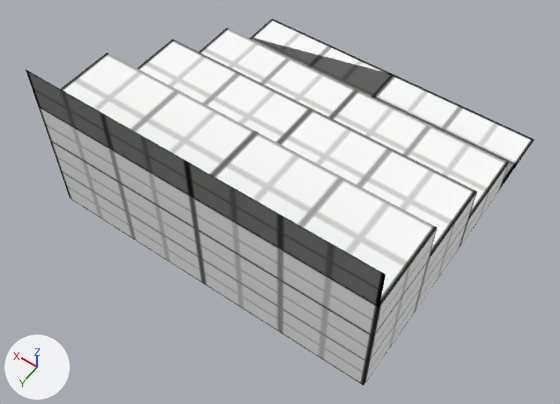
Two versions of the FBX model Assets/Resources/Blocks/stair.fbx, one commit apart.
The view is the same before and after, from a 50 mm camera at (-0.808, 1.283, 1.521) aimed at (-0.045, 0.215, -0.157). Every picture has the same lights, and +X, +Y and +Z are marked at lower left. Where no turn or scale is listed for an object, it has been applied to the vertices. Vertices at the same position are counted once.

Names of what the first picture shows: 'Xminus', 'Yminus', 'Yplus', 'Zminus', 'Zplus'.
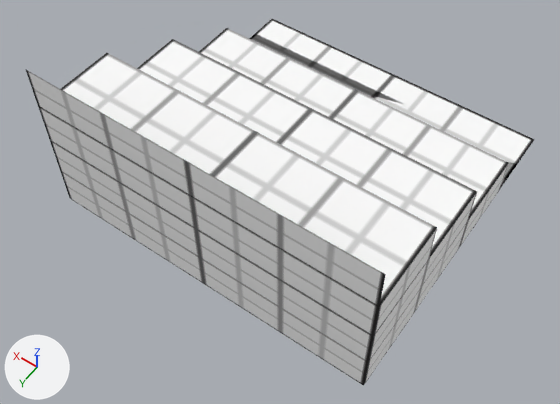
Boxes (x1, y1, x2, y2) around the edits, measured in the pictures (560 x 404 px):
'Yminus', reshaped
    before: (249, 19, 535, 190)
    after: (249, 19, 533, 139)
part 1 of me_zminus_ncl1_1, cut back
    both: (39, 107, 379, 309)

The change, as a list of edits to the scene's bpy script:
```text
Change me_zminus_ncl1_1:
    used by ob_zminus; location = (0.0, 0.0, 0.0)
    verts and faces of me_zminus_ncl1_1; kept vertices keep their numbers, new ones are numbered from 10
    before: 0 (0.5, 0.5, -0.125) at pixel (60, 170), 1 (0.5, 0.5, -0.25) at pixel (69, 198), 2 (-0.5, 0.5, -0.125) at pixel (368, 362), 3 (-0.5, 0.5, -0.25) at pixel (363, 385), 4 (0.5, 0.5, 0.125) at pixel (38, 106)
    before: 5 (-0.5, 0.5, 0.125) at pixel (379, 307), 6 (0.5, 0.5, 0.25) at pixel (25, 69), 7 (-0.5, 0.5, 0.25) at pixel (385, 274), 8 (0.5, 0.5, 0.0) at pixel (49, 140), 9 (-0.5, 0.5, 0.0) at pixel (373, 336)
    remove me_zminus_ncl1_1.from_pydata(...)  # 10 vertices, 4 faces; spans x -0.5..0.5, y 0.5, z -0.25..0.25
    add me_zminus_ncl1_1.from_pydata(...)  # 4 vertices, 1 face; spans x -0.5..0.5, y 0.5, z -0.25..0.25
    me_zminus_ncl1_1 part 1
    add delete_vertices([0, 2, 4, 5, 8, 9])  # with the faces that use them
    add faces += [(1, 3, 7, 6)]
Change me_yminus_ncl1_1:
    used by ob_yminus; location = (0.0, 0.0, 0.0)
    verts and faces of me_yminus_ncl1_1; kept vertices keep their numbers, new ones are numbered from 10
    before: 0 (-0.5, -0.5, -0.25) at pixel (534, 139), 1 (0.5, -0.5, -0.25) at pixel (272, 18), 2 (0.5, 0.5, -0.25) at pixel (69, 198), 3 (-0.5, 0.5, -0.25) at pixel (363, 385), 4 (-0.5, 0.0, -0.25) at pixel (459, 248)
    before: 5 (0.5, 0.0, -0.25), 6 (-0.5, -0.25, -0.25) at pixel (498, 190), 7 (0.5, -0.25, -0.25), 8 (-0.5, 0.25, -0.25) at pixel (414, 312), 9 (0.5, 0.25, -0.25)
    remove me_yminus_ncl1_1.from_pydata(...)  # 10 vertices, 4 faces; spans x -0.5..0.5, y -0.5..0.5, z -0.25
    add me_yminus_ncl1_1.from_pydata(...)  # 4 vertices, 1 face; spans x -0.5..0.5, y -0.5..0.5, z -0.25
    me_yminus_ncl1_1 part 2
    add delete_vertices([*range(4, 10)])  # with the faces that use them
    add faces += [(0, 3, 2, 1)]
```
